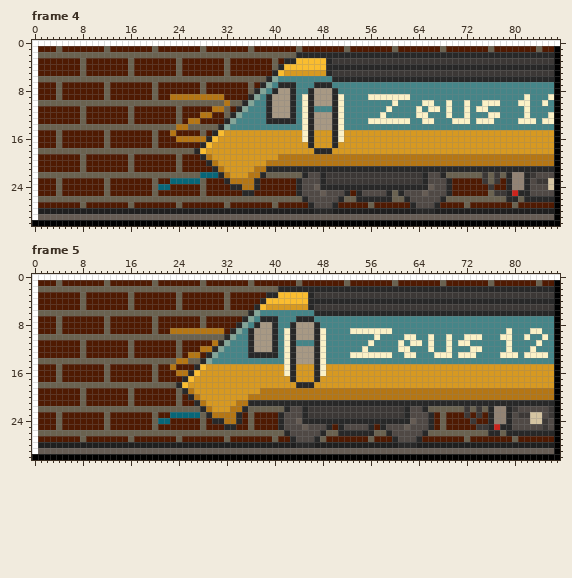
Edited in one commit: animated GIF sprite (stadt/assets/images/zeus-train.gif). The first picture shows the starting point.
The file is 88x31 pixels, 84 frames. Colours within 5 levels of each other are drawn and written as one. Shown: frame 4, frame 5. The commit also changed other frames, which this record leaves out.
The same view after the edit:
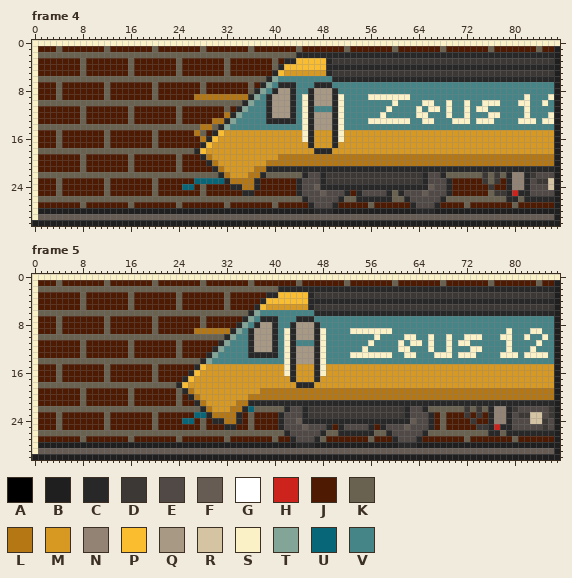
Palette (. is transparent): A #000000  B #1f1f1f  C #282828  D #3c3836  E #504945  F #665c54  G #ffffff  H #cc241d  J #4f1a02  K #6a6250  L #b57614  M #d79921  N #928374  P #fabd2f  Q #a89984  R #d5c4a1  S #fbf1c7  T #83a598  U #076678  V #458588
The exact change:
Frame 4:
y 0: x 0..87 GGGGGGGGGGGGGGGGGGGGGGGGGGGGGGGGGGGGGGGGGGGGGGGGGGGGGGGGGGGGGGGGGGGGGGGGGGGGGGGGGGGGGGGG -> SSSSSSSSSSSSSSSSSSSSSSSSSSSSSSSSSSSSSSSSSSSSSSSSSSSSSSSSSSSSSSSSSSSSSSSSSSSSSSSSSSSSSSSS
y 1..8: x 0 G -> S; x 87 A -> B
y 9: x 0 G -> S; x 23..26 LLLL -> JJJJ; x 32..35 JJJJ -> LLLL; x 87 A -> B
y 10: x 0 G -> S; x 32 L -> K; x 87 A -> B
y 11: x 0 G -> S; x 30..31 LL -> JJ; x 87 A -> B
y 12: x 0 G -> S; x 28..29 LL -> JJ; x 32 K -> L; x 87 A -> B
y 13: x 0 G -> S; x 26..27 LL -> JJ; x 30..31 JJ -> LL; x 87 A -> B
y 14: x 0 G -> S; x 24..25 LL -> KK; x 28..29 KK -> LL; x 87 A -> B
y 15: x 0 G -> S; x 23 L -> J; x 27 J -> L; x 87 A -> B
y 16: x 0 G -> S; x 24..27 LLLL -> JJJJ; x 87 A -> B
y 17..21: x 0 G -> S; x 87 A -> B
y 22: x 0 G -> S; x 28..30 UUU -> KKK; x 87 A -> B
y 23: x 0 G -> S; x 23..26 UUUU -> JJJJ; x 28..31 KJJJ -> UUUU; x 87 A -> B
y 24: x 0 G -> S; x 21..22 UU -> JJ; x 25..26 JJ -> UU; x 87 A -> B
y 25..29: x 0 G -> S; x 87 A -> B
y 30: x 0..87 AAAAAAAAAAAAAAAAAAAAAAAAAAAAAAAAAAAAAAAAAAAAAAAAAAAAAAAAAAAAAAAAAAAAAAAAAAAAAAAAAAAAAAAA -> BBBBBBBBBBBBBBBBBBBBBBBBBBBBBBBBBBBBBBBBBBBBBBBBBBBBBBBBBBBBBBBBBBBBBBBBBBBBBBBBBBBBBBBB
Frame 5:
y 0: x 0..87 GGGGGGGGGGGGGGGGGGGGGGGGGGGGGGGGGGGGGGGGGGGGGGGGGGGGGGGGGGGGGGGGGGGGGGGGGGGGGGGGGGGGGGGG -> SSSSSSSSSSSSSSSSSSSSSSSSSSSSSSSSSSSSSSSSSSSSSSSSSSSSSSSSSSSSSSSSSSSSSSSSSSSSSSSSSSSSSSSS
y 1..8: x 0 G -> S; x 87 A -> B
y 9: x 0 G -> S; x 23..26 LLLL -> JJJJ; x 32 J -> L; x 87 A -> B
y 10: x 0 G -> S; x 87 A -> B
y 11: x 0 G -> S; x 30 L -> J; x 87 A -> B
y 12: x 0 G -> S; x 28..29 LL -> JJ; x 87 A -> B
y 13: x 0 G -> S; x 26..27 LL -> JJ; x 87 A -> B
y 14: x 0 G -> S; x 24..25 LL -> KK; x 87 A -> B
y 15: x 0 G -> S; x 23 L -> J; x 87 A -> B
y 16: x 0 G -> S; x 24..25 LL -> JJ; x 87 A -> B
y 17..21: x 0 G -> S; x 87 A -> B
y 22: x 0 G -> S; x 36 K -> U; x 87 A -> B
y 23: x 0 G -> S; x 23..26 UUUU -> JJJJ; x 28 K -> U; x 87 A -> B
y 24: x 0 G -> S; x 21..22 UU -> JJ; x 25..26 JJ -> UU; x 87 A -> B
y 25..29: x 0 G -> S; x 87 A -> B
y 30: x 0..87 AAAAAAAAAAAAAAAAAAAAAAAAAAAAAAAAAAAAAAAAAAAAAAAAAAAAAAAAAAAAAAAAAAAAAAAAAAAAAAAAAAAAAAAA -> BBBBBBBBBBBBBBBBBBBBBBBBBBBBBBBBBBBBBBBBBBBBBBBBBBBBBBBBBBBBBBBBBBBBBBBBBBBBBBBBBBBBBBBB
Changed places in both pictures, as pixel boxes (x1, y1, x2, y2):
changed: (32, 40, 560, 226)
changed: (32, 274, 560, 460)
